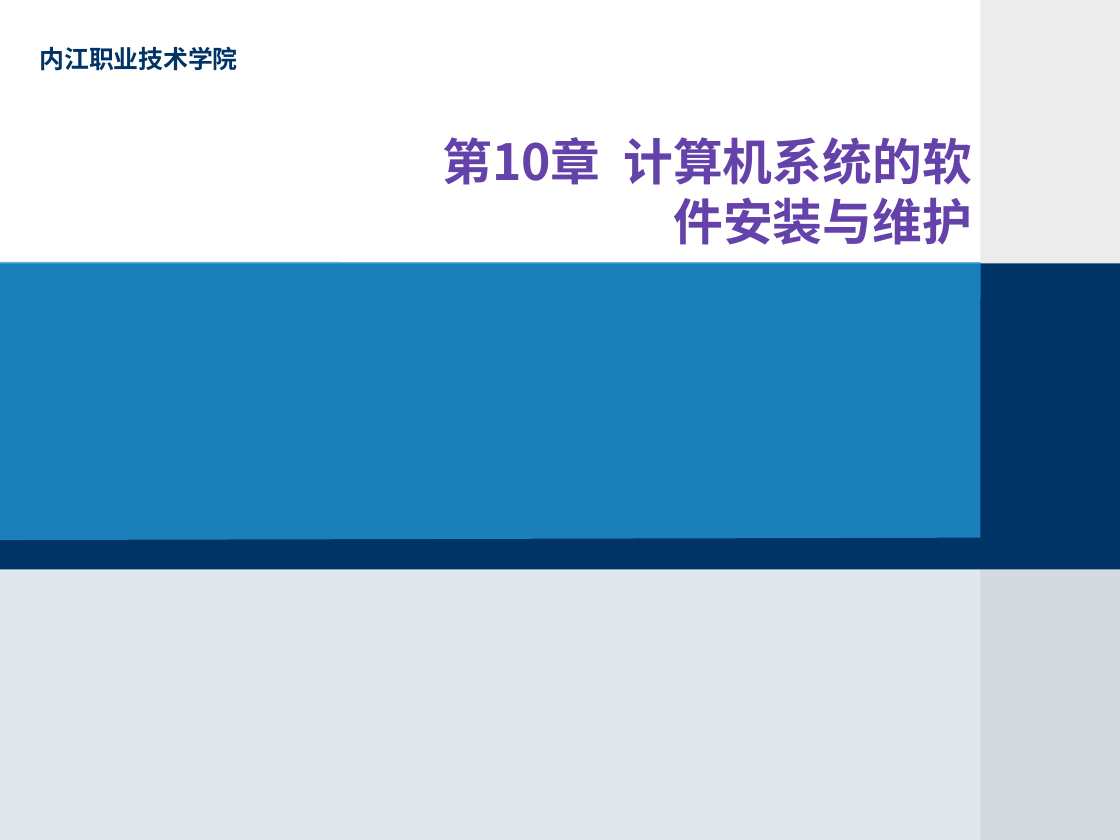
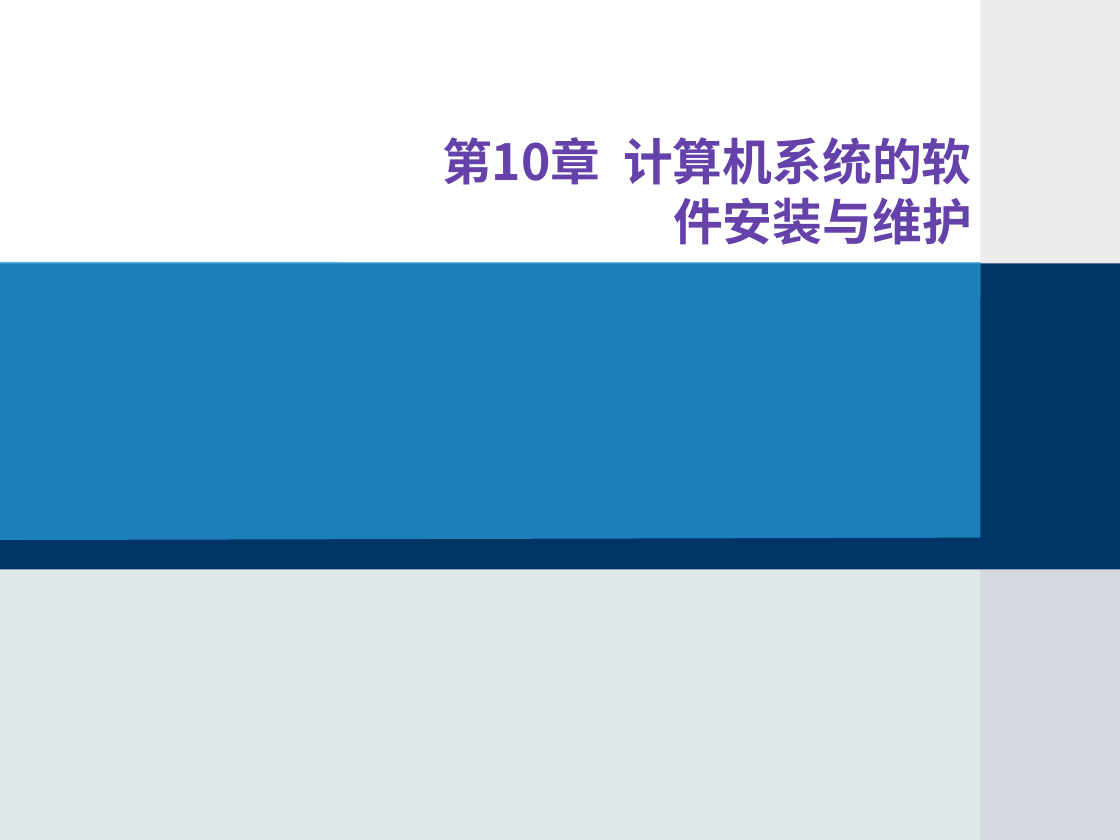
Before and after one commit to wutongyuliujia123/preparation, a slide deck: slide 1 of 计算机组装与维修/《计算机组装与维护》第十章电子课件.ppt.ppt. Drawn at 1120x840 pixels with LibreOffice and Linux fonts; fonts in the diff are those of the drawing; background and template pictures are left out. Boxes give left, top, right and bottom in pixels: in the first picture for what was removed or moved away, otherwise in the second. Text is boxed around its words. In the diff, an @@ line names an element or a change of style, - is before the commit and + after.

```diff
--- a/计算机组装与维修/《计算机组装与维护》第十章电子课件.ppt.ppt
+++ b/计算机组装与维修/《计算机组装与维护》第十章电子课件.ppt.ppt
@@ rectangle added at [11,31,470,120], fill #FFFFFF @@
@@ text removed at [39,46,237,71] @@
-内江职业技术学院
```
Also in this commit, not shown: 33 other slides changed, 7 other files.
